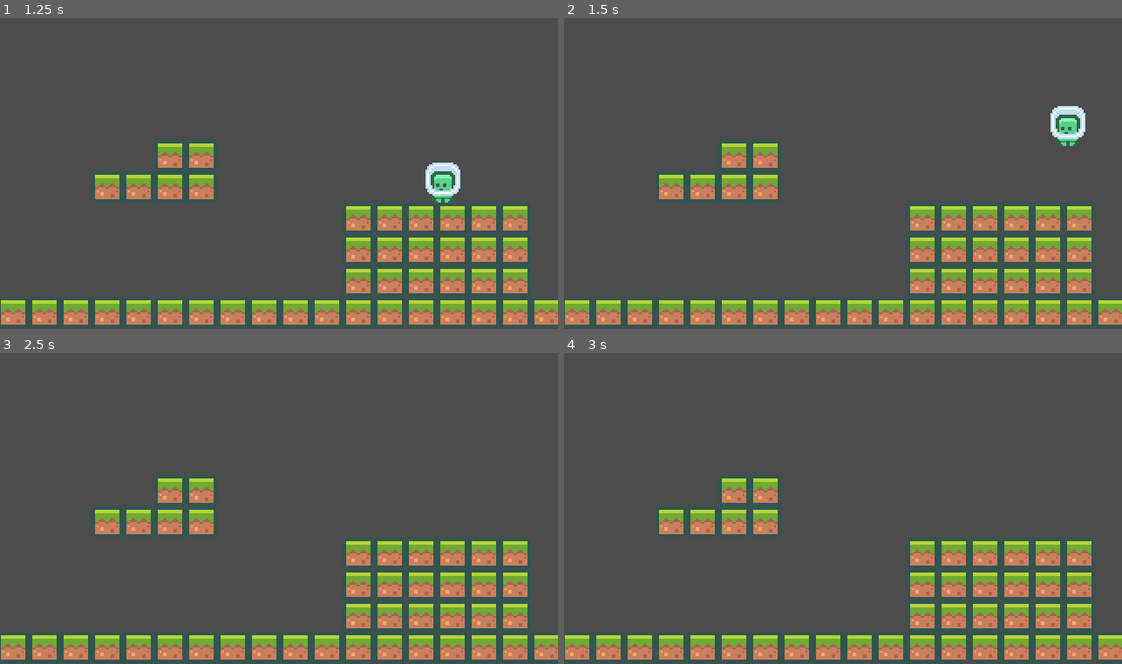
Above: before the commit, frames 1-4 (two rows, left to right).
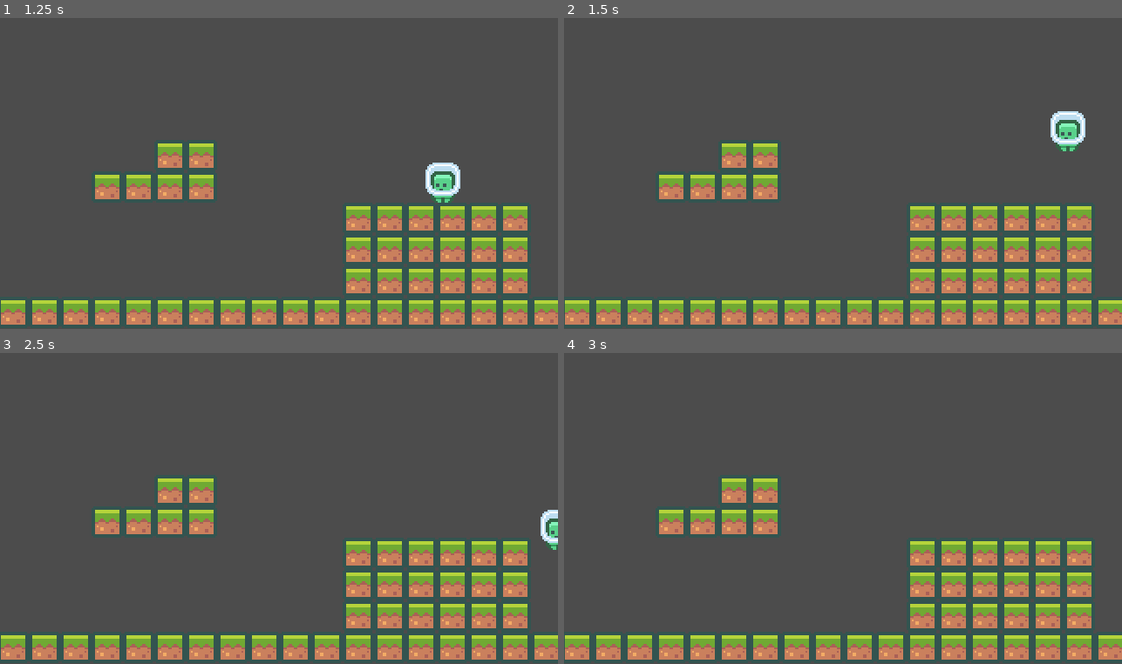
Above: after the commit, the same moments.

Repository: jackwkinsey/2d-platformer
Game: Godot game, scene res://scenes/Main.tscn
The game is run twice, just before and just after one commit, with the same random seed, the same clock (stepped at 60 frames per second) and the same inputs.
Inputs:
- Up to frame 1 (1.25 s): hold D (move_right) from 0.53 s (still down); hold Space (jump) from 0.53 s (still down)
- Up to frame 2 (1.5 s): keep holding D (move_right); release Space (jump) at 1.28 s; tap Space (jump) at 1.35 s
- Up to frame 3 (2.5 s): tap Space (jump) at 1.52, 1.82 s; release D (move_right) at 2.03 s; hold A (move_left) from 2.03 s (still down); hold Space (jump) from 2.03 s (still down)
- Up to frame 4 (3 s): release A (move_left) at 2.78 s; release Space (jump) at 2.78 s; hold D (move_right) from 2.78 s (still down); tap Space (jump) at 2.85 s

Frame 1 is identical in both runs. In frame 2, 0.6% of the frame differs, in the area x 87-94%, y 28-43%; in frame 3, 0.3%; in frame 4, nothing differs.

Commit message:
refactor: increase jump termination multiplier

Diff:
--- a/scripts/Player.gd
+++ b/scripts/Player.gd
@@ -5,7 +5,7 @@
 var max_horizontal_speed := 140
 var horizontal_acceleration = 2000
 var jump_speed := -360
-var jump_termination_multiplier := 3
+var jump_termination_multiplier := 4
 var air_time := 0.0
 
 func _ready():
